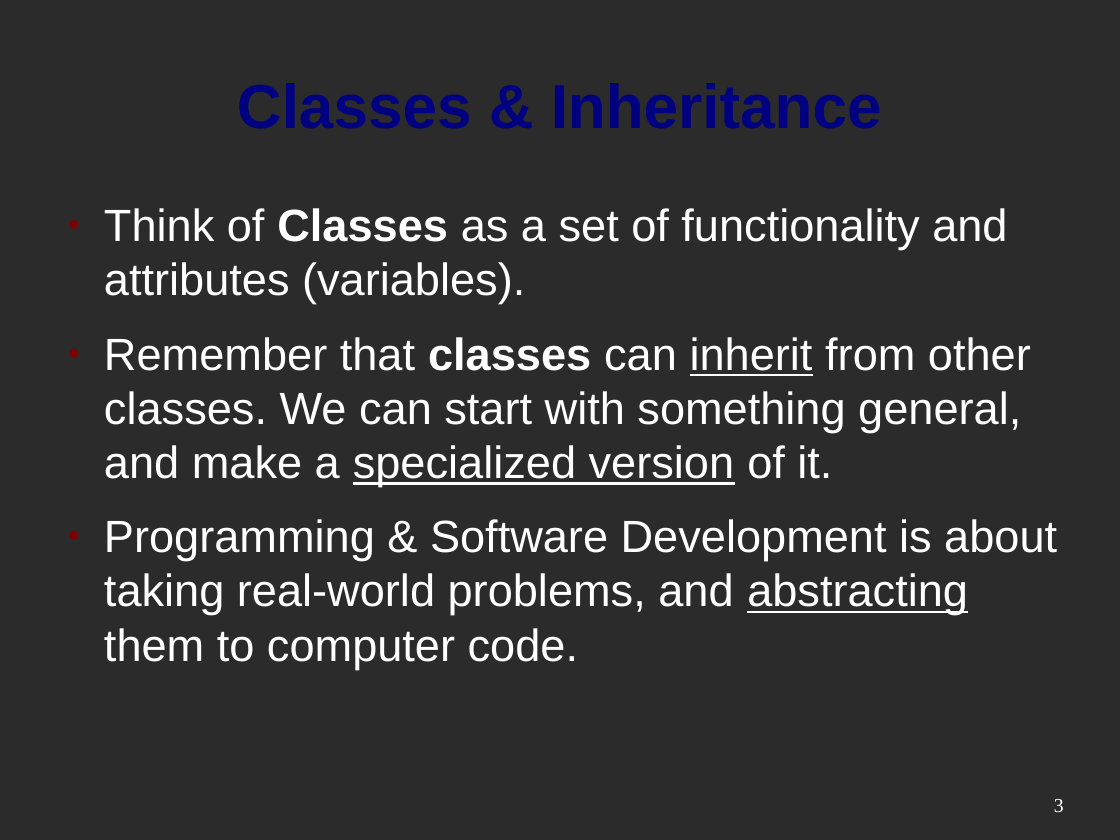
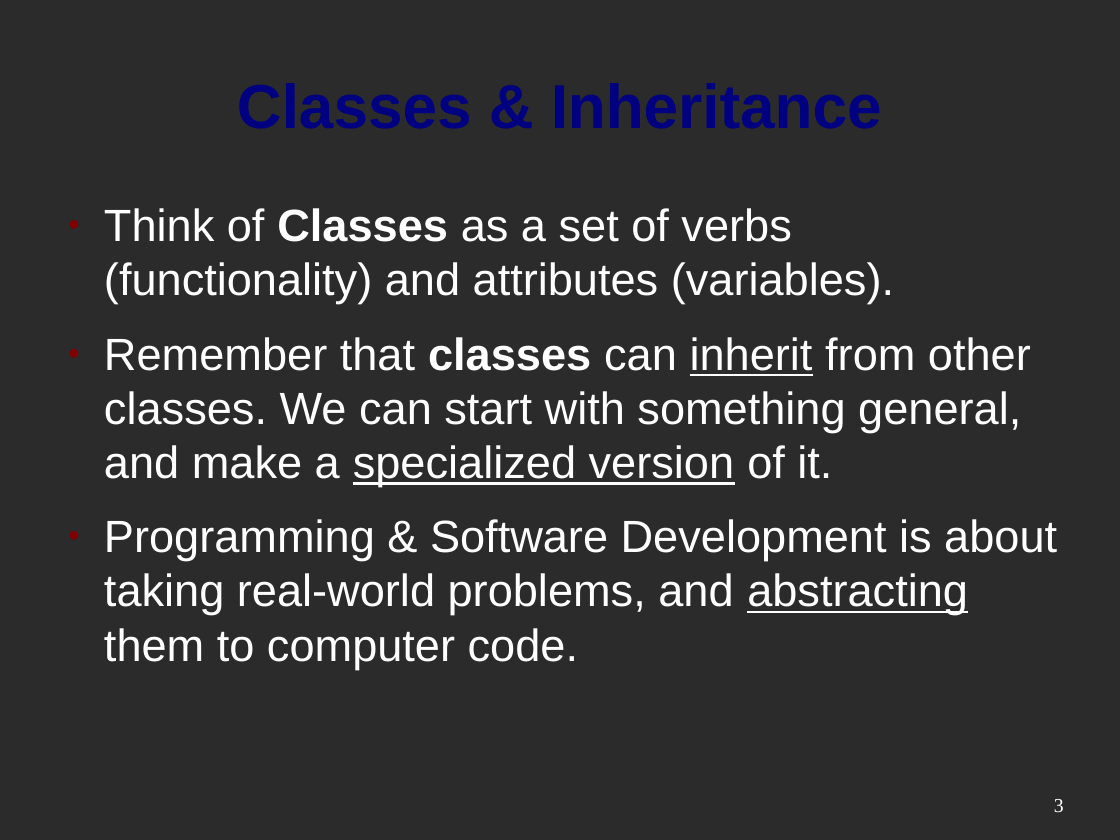
Before and after one commit to mactwist555/CPP-Course, a slide deck: slide 3 of Week 03/3 Inheritance and Composition.odp. Drawn at 1120x840 pixels with LibreOffice and Linux fonts; fonts in the diff are those of the drawing; background and template pictures are left out; a plain dark background stands for a picture behind light text. Boxes give left, top, right and bottom in pixels: in the first picture for what was removed or moved away, otherwise in the second. Text is boxed around its words. In the diff, an @@ line names an element or a change of style, - is before the commit and + after.

```diff
--- a/Week 03/3 Inheritance and Composition.odp
+++ b/Week 03/3 Inheritance and Composition.odp
@@ text at (x1=104, y1=208, x2=894, y2=304): text changed @@
-● Think of Classes as a set of functionality and attributes (variables).
+● Think of Classes as a set of verbs (functionality) and attributes (variables).
```
Also in this commit, not shown: 3 other files.
